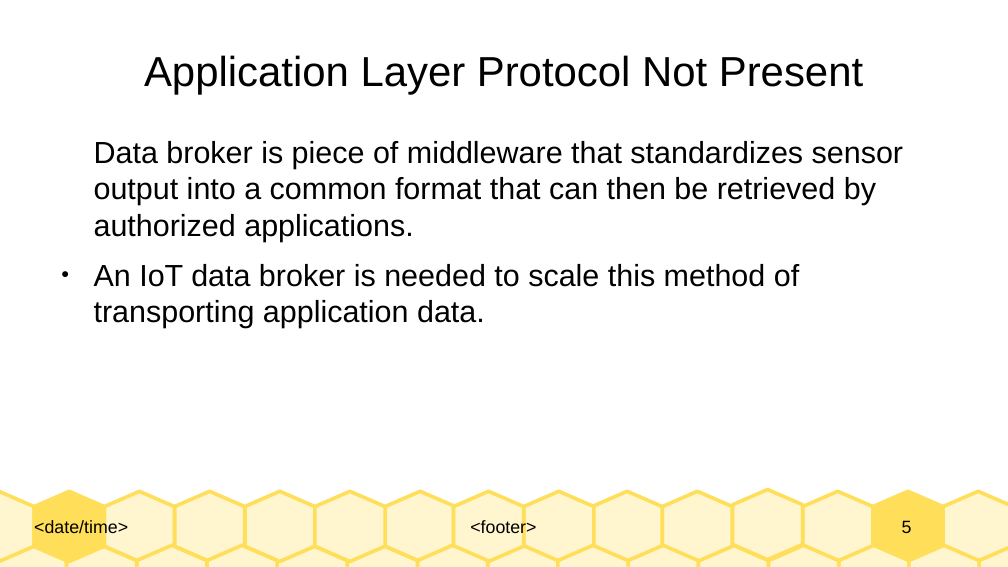
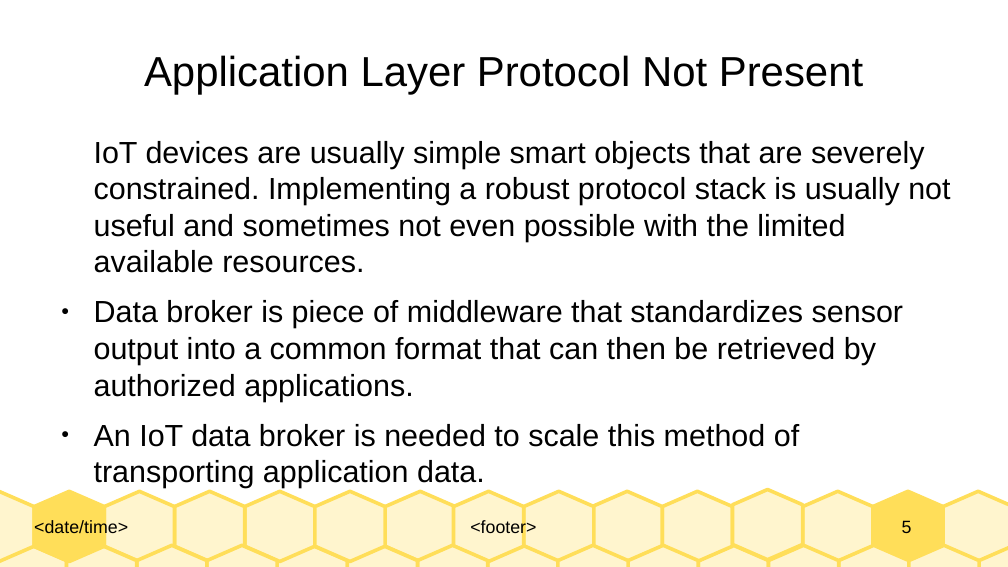
Before and after one commit to Dihfahsih1/Masters-Software-Engineering, a slide deck: slide 5 of yr-sem1/IoT/chapter-6-slides.odp. Drawn at 1008x567 pixels with LibreOffice and Linux fonts; fonts in the diff are those of the drawing. Boxes give left, top, right and bottom in pixels: in the first picture for what was removed or moved away, otherwise in the second. Text is boxed around its words. In the diff, an @@ line names an element or a change of style, - is before the commit and + after.

```diff
--- a/yr-sem1/IoT/chapter-6-slides.odp
+++ b/yr-sem1/IoT/chapter-6-slides.odp
@@ text at bbox=[94, 141, 950, 273]: paragraph added @@
+IoT devices are usually simple smart objects that are severely constrained. Implementing a robust protocol stack is usually not useful and sometimes not even possible with the limited available resources.
@@ text at bbox=[94, 300, 903, 401]: bullet none to ● @@
```
Also in this commit, not shown: 1 other slide changed, 5 slides added, 1 slide removed, 2 other files.
